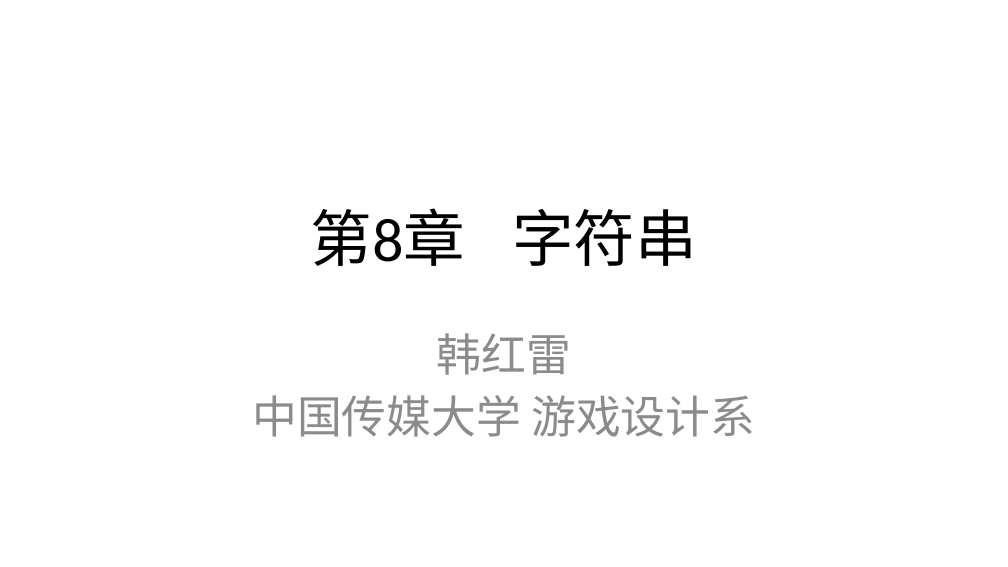
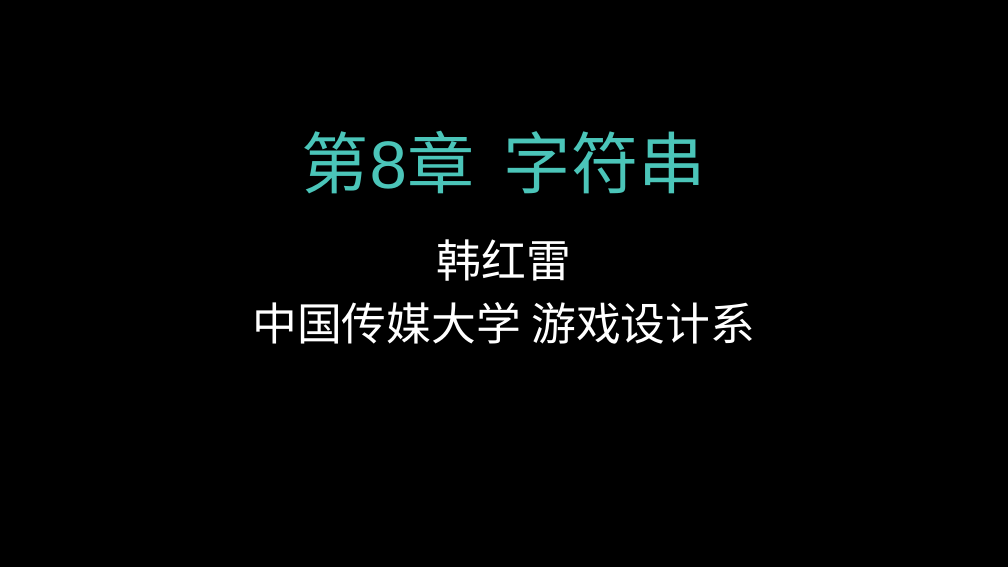
Before and after one commit to hanhonglei/Course_BasicGameProgramming, a slide deck: slide 1 of 第8章 字符串/第8章 字符串.pptx. Drawn at 1008x567 pixels with LibreOffice and Linux fonts; fonts in the diff are those of the drawing; background and template pictures are left out. Boxes give left, top, right and bottom in pixels: in the first picture for what was removed or moved away, otherwise in the second. Text is boxed around its words. In the diff, an @@ line names an element or a change of style, - is before the commit and + after.

```diff
--- a/第8章 字符串/第8章 字符串.pptx
+++ b/第8章 字符串/第8章 字符串.pptx
@@ background #FFFFFF to picture (left out) @@
@@ title "第8章 字符串": place and size @@
-title "第8章 字符串" at (311,208,697,266)
+title "第8章 字符串" at (302,130,706,194)
@@ title "第8章 字符串" at (302,130,706,194): size 44 to 48 pt, font Calibri to Arial, text colour #000000 to #4BC5B9, letter spacing 0 to 0.5 pt @@
@@ subtitle "韩红雷": place and size @@
-subtitle "韩红雷" at (252,333,755,437)
+subtitle "韩红雷" at (252,239,755,344)
@@ subtitle "韩红雷" at (252,239,755,344): font Calibri to Times New Roman, text colour #8C8C8C to #FFFFFF @@
```
Also in this commit, not shown: 1 other slide changed, 19 slides added, 2 other files.
